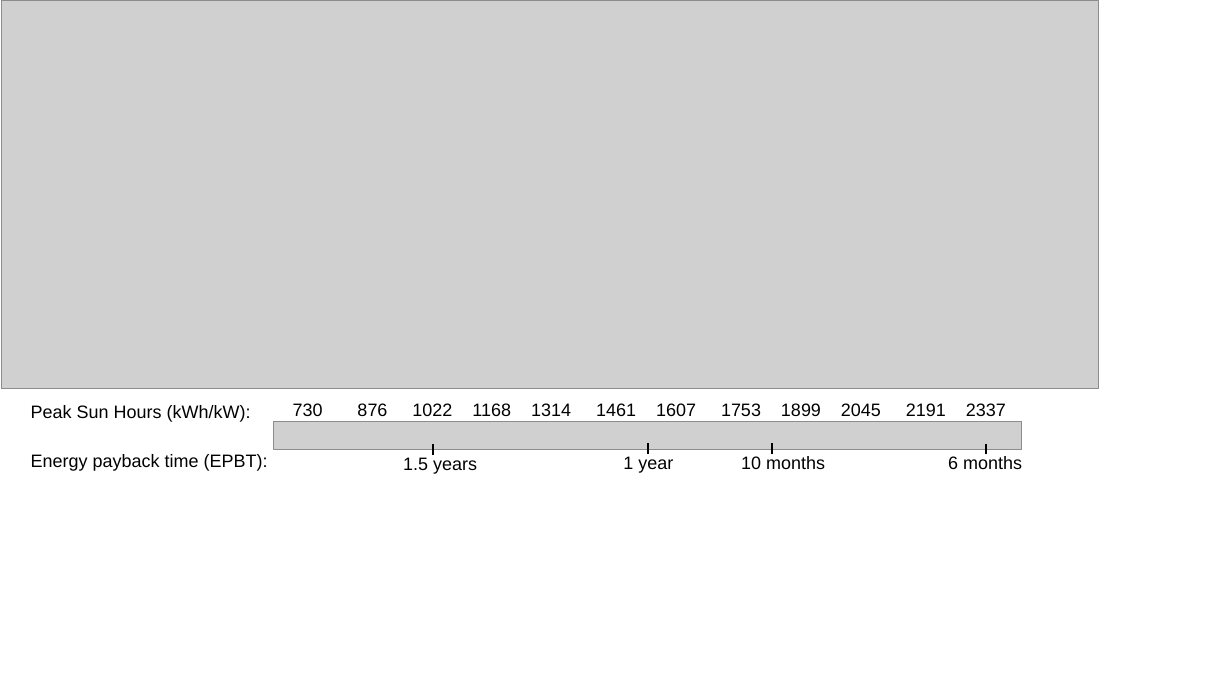
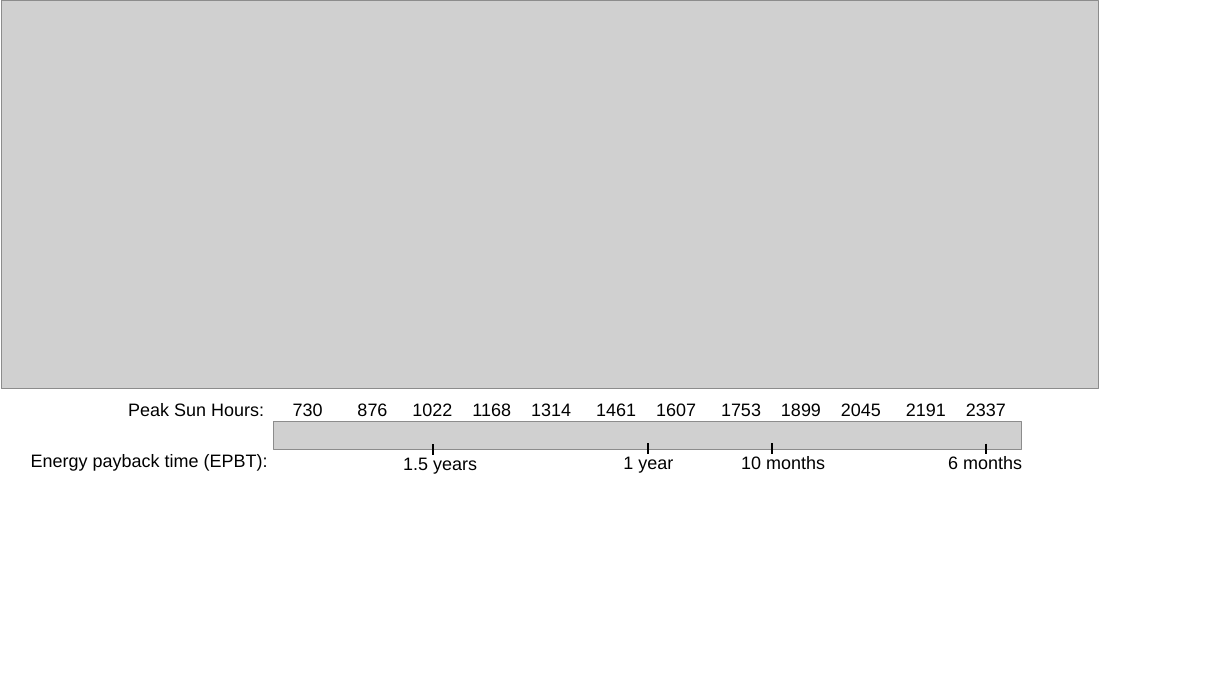
Before and after one commit to martavp/pv-textbook, a slide deck: slide 1 of Figures/Chapter_01/drawings/Fig1.2_radiation_map.pptx. Drawn at 1232x693 pixels with LibreOffice and Linux fonts; fonts in the diff are those of the drawing; grey boxes stand for pictures. Boxes give left, top, right and bottom in pixels: in the first picture for what was removed or moved away, otherwise in the second. Text is boxed around its words. In the diff, an @@ line names an element or a change of style, - is before the commit and + after.

```diff
--- a/Figures/Chapter_01/drawings/Fig1.2_radiation_map.pptx
+++ b/Figures/Chapter_01/drawings/Fig1.2_radiation_map.pptx
@@ text at box(128, 403, 264, 416): text changed @@
-Peak Sun Hours (kWh/kW):
+Peak Sun Hours:
```
Also in this commit, not shown: 9 other files.
